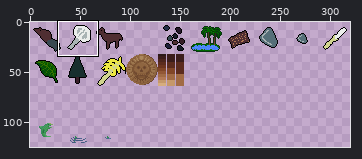
Sprite sheet -- tiles/resources.png. Above, an overview of the earlier version with the close-up marked.
Close-up. First the earlier version:
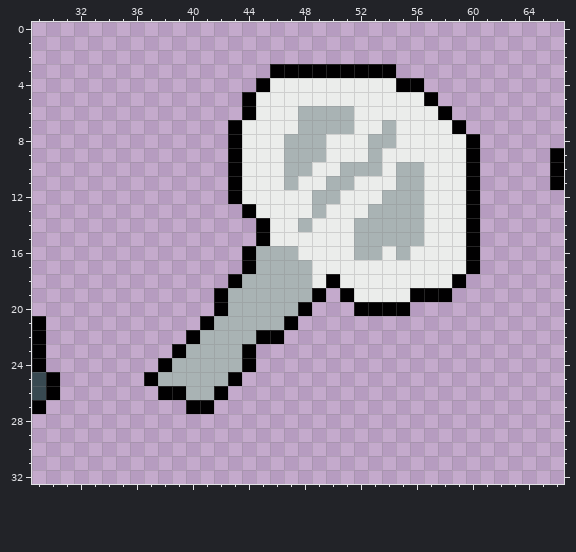
The file is 320x128 pixels. Colours within 5 levels of each other are drawn and written as one. Shown: x 29..66, y 0..32. The wide view leaves out empty margins. The commit also changed other parts of the picture, which this record leaves out.
Once edited:
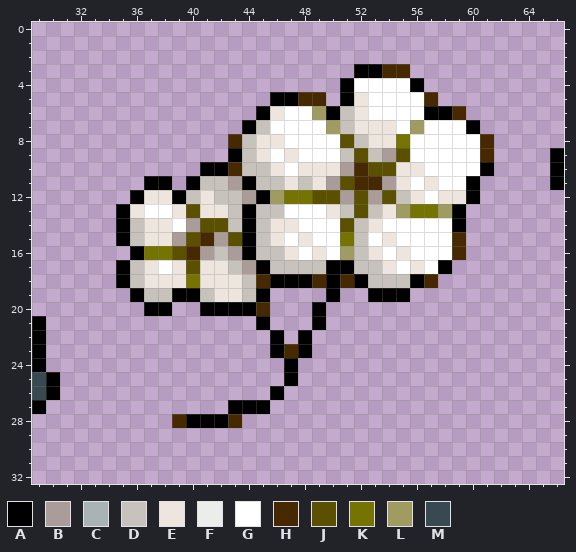
Palette (. is transparent): A #010001  B #aa9d99  C #a9b3b4  D #c8c2bc  E #eee6de  F #ebedeb  G #ffffff  H #462801  J #5a5000  K #757301  L #9f9b61  M #384951
The edit:
Changed rows in their new state; - is an unchanged pixel.
first column x 35:
 3 -----------......--HH------
 4 ----------......AGGGG------
 5 ---------..AAHH.AEGGGGH----
 6 ---------.AEGGLADEGGGGA-H--
 7 --------.ADGGGGLDEEEGLGGGA-
 8 --------HDEEGGGGJDEEKGGGGGH
 9 ---------DEGEGGGDJDBJGGGGGH
10 ------AAHDDEGEEEBHJJEEGGGGA
11 --AA-ADDBADDEDEBJHHBEGEGG--
12 -AEEADEDDBALKKJJBJBJDEGEE--
13 AEGGEJEED-DDGGGEDJDELKKLA.-
14 ADEEGBJJDADEEGGGJDEGGGGGA.-
15 ADEEBJHBJADEGEGGKDGEGGGGH.-
16 -AKKJHBDB-DDEGEGLDEGEGGGH.-
17 ADEGEJEEDBADDDDAADDEGEGA..-
18 ADEEEKEEEDHAAAH-HADDDAH..--
19 -ADDAADEEDA....A..AAA...---
20 --AA--A-AAH...A--....------
21 ------....A..-A------------
22 -----......--A-------------
23 ----......-AHA-------------
24 ---.......--A--------------
25 --.......---A--------------
26 ---.....---A---------------
27 -----..-AAA----------------
28 ----HAAAH------------------
